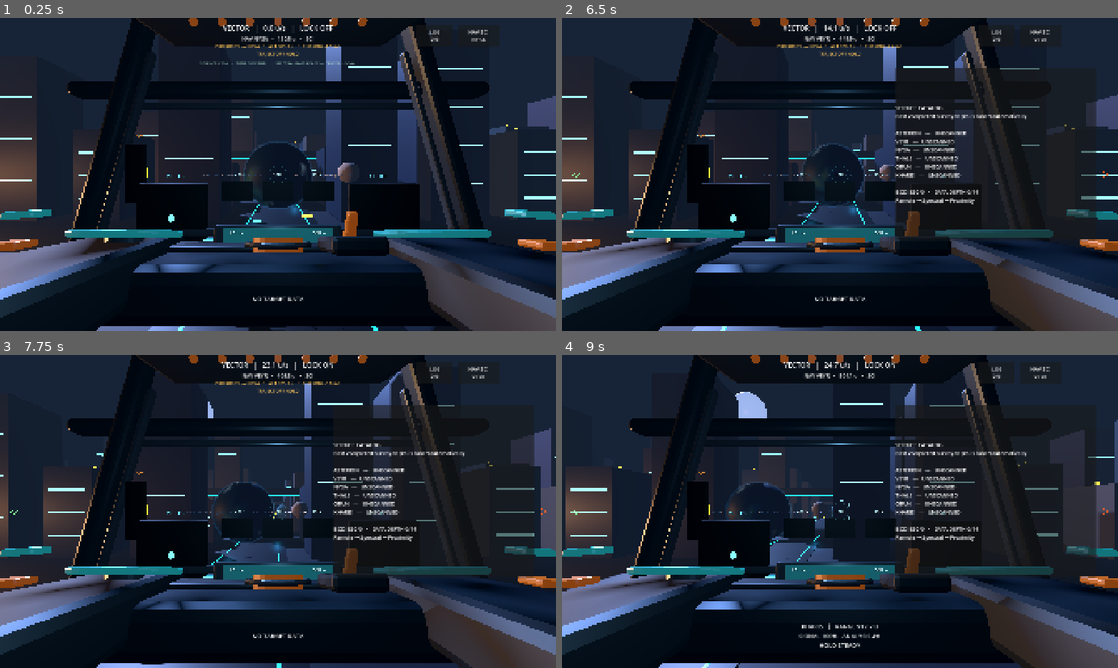
Above: before the commit, frames 1-4 (two rows, left to right).
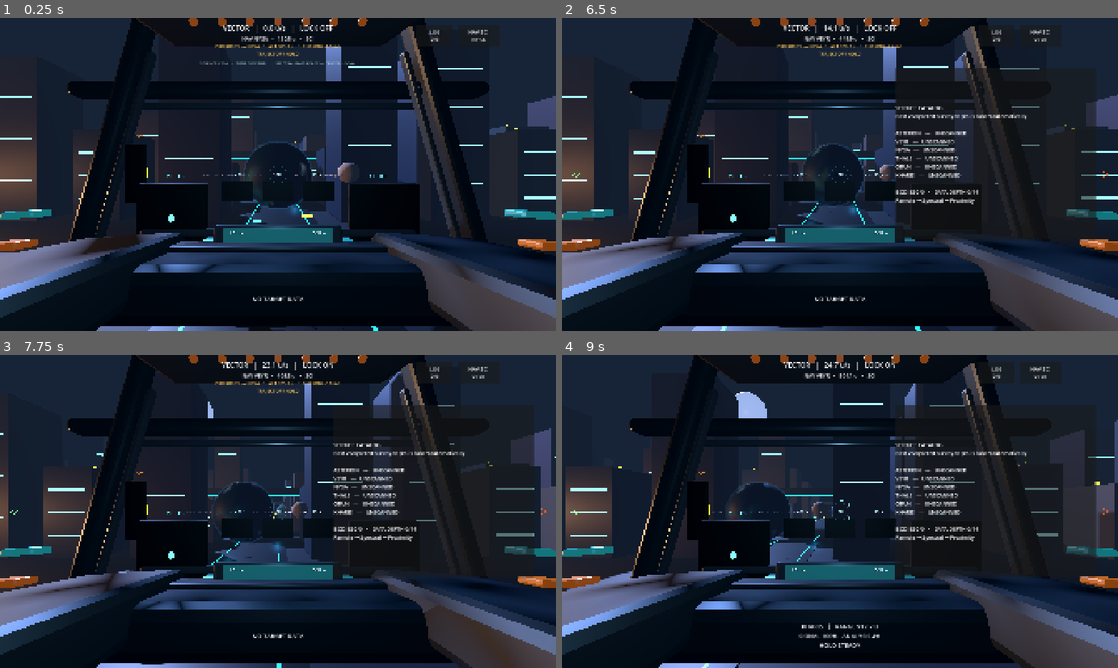
Above: after the commit, the same moments.

Repository: narmanb/science-playground
Game: Godot game, scene res://scenes/main.tscn
The game is run twice, just before and just after one commit, with the same random seed, the same clock (stepped at 60 frames per second) and the same inputs.
Inputs (mouse positions are in pixels of both pictures, inside the frame that each line leads up to):
- Up to frame 1 (0.25 s): no input
- Up to frame 2 (6.5 s): click "NAV SCI NYSA" at 0.5 s; click "NAV SCI VEYR" at 1.25 s; click "NAV SCI ORUN" at 2 s; click "NAV SCI KHARIS" at 2.75 s; click "NAV SCI THALE" at 3.5 s; click "NAV SCI ASTERION" at 4.25 s; click "LOG 0/6" at 5 s; tap Enter at 5.75 s; move the mouse to (962, 158) at 5.77 s; hold D from 5.78 s (still down); tap N at 5.85 s; click (962, 158) at 5.92 s
- Up to frame 3 (7.75 s): release D at 6.5 s; drag from (166, 527) to (250, 574) at 6.52 s; move the mouse to (333, 442) at 7.27 s; hold D from 7.28 s (still down); tap L at 7.35 s
- Up to frame 4 (9 s): release D at 8 s; drag from (812, 574) to (673, 464) at 8.02 s; move the mouse to (1006, 558) at 8.77 s; hold A from 8.78 s (still down); tap X at 8.85 s

The runs differ from the first frame. In frame 1, 2.3% of the frame differs, in the area x 11-89%, y 61-76%; in frame 2, 3.1%, in the area x 11-94%, y 61-97%; in frame 3, 2.3%; in frame 4, 2.9%.

Commit message:
Remove duplicate decorative cockpit controls

Diff:
--- a/scripts/diegetic_flight_hud.gd
+++ b/scripts/diegetic_flight_hud.gd
@@ -1,5 +1,16 @@
 extends FlightHUD
 class_name DiegeticFlightHUD
+
+const LEGACY_CONTROL_NAMES := [
+	"VectorCageRing",
+	"VectorPuck",
+	"AttitudeRing",
+	"AttitudeInnerRing",
+	"InertialDampingDial",
+	"InertialDampingBezel",
+	"LockSwitchBase",
+	"LockSwitchHandle",
+]
 
 
 func _ready() -> void:
@@ -17,6 +28,11 @@
 		lock_button.visible = false
 	if scan_button != null:
 		scan_button.visible = false
+
+	# The first Blender cockpit blockout contained non-interactive mock versions
+	# of controls that are now genuine touchable 3D hardware. Hide only those
+	# named meshes at runtime so one visible control always means one real input.
+	_hide_legacy_cockpit_controls()
 	queue_redraw()
 
 
@@ -55,3 +71,17 @@
 				target_color,
 				3.0
 			)
+
+
+func _hide_legacy_cockpit_controls() -> void:
+	var cockpit := get_node_or_null("../../Ship/CameraRig/CockpitModel")
+	if cockpit == null:
+		return
+	_hide_named_descendants(cockpit)
+
+
+func _hide_named_descendants(node: Node) -> void:
+	if node is Node3D and node.name in LEGACY_CONTROL_NAMES:
+		(node as Node3D).visible = false
+	for child in node.get_children():
+		_hide_named_descendants(child)
